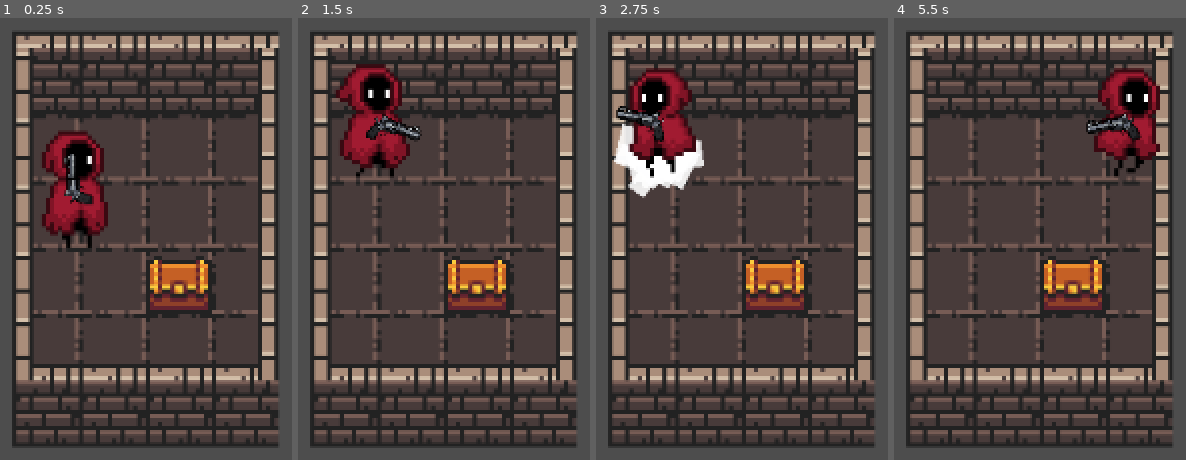
Above: before the commit, frames 1-4 (left to right).
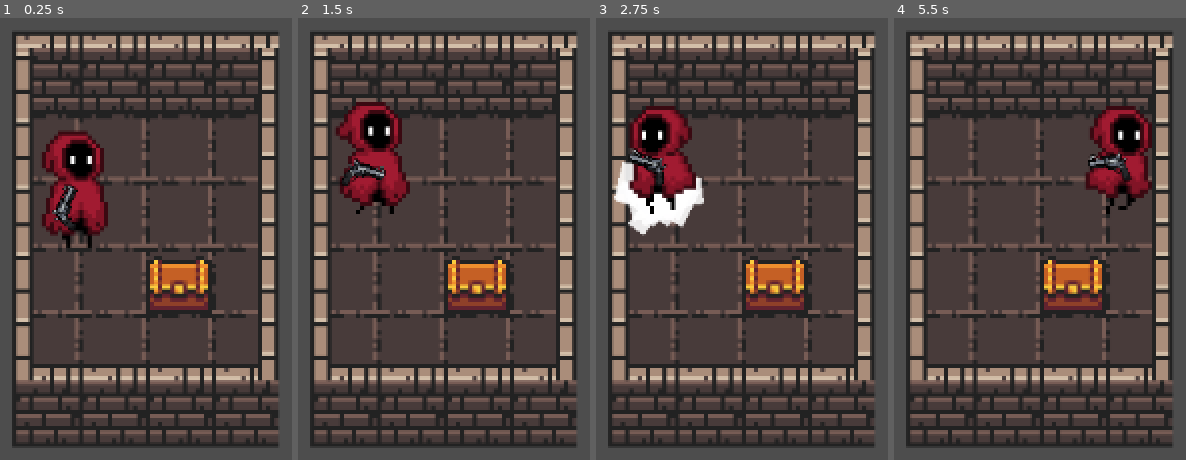
Above: after the commit, the same moments.

Repository: cyan-wolf/croix-quest
Game: Godot game, scene res://maps/dungeons/test_dungeon/test_dungeon.tscn
The game is run twice, just before and just after one commit, with the same random seed, the same clock (stepped at 60 frames per second) and the same inputs. This scene is started directly instead of the project's main scene.
Inputs (mouse positions are in pixels of both pictures, inside the frame that each line leads up to):
- Up to frame 1 (0.25 s): no input
- Up to frame 2 (1.5 s): tap Enter at 0.5 s; move the mouse to (outside the picture) at 0.52 s; hold Up (ui_up) from 0.53 s (still down); move the mouse to (outside the picture) at 1.27 s
- Up to frame 3 (2.75 s): tap Space at 2 s; move the mouse to (outside the picture) at 2.02 s; release Up (ui_up) at 2.03 s; hold Left (ui_left) from 2.03 s (still down)
- Up to frame 4 (5.5 s): move the mouse to (1051, 181) at 2.77 s; move the mouse to (outside the picture) at 3.52 s; release Left (ui_left) at 3.53 s; hold Down (ui_down) 3.53-4.28 s; move the mouse to (outside the picture) at 4.27 s; hold Right (ui_right) 4.28-5.03 s; move the mouse to (outside the picture) at 5.02 s; hold Up (ui_up) from 5.03 s (still down)

The runs differ from the first frame. In frame 1, 0.9% of the frame differs, in the area x 17-33%, y 30-49%; in frame 2, 6.2%; in frame 3, 8.0%, in the area x 6-37%, y 11-50%; in frame 4, 5.5%.

Commit message:
Fixed gun sprite not appearing on my end

Diff:
--- a/player/player.tscn
+++ b/player/player.tscn
@@ -4,12 +4,12 @@
 [ext_resource type="Script" path="res://player/player.gd" id="1_a2tsp"]
 [ext_resource type="PackedScene" uid="uid://sf1vktsr351u" path="res://particles/initial_dash_particles.tscn" id="3_ka5ay"]
 [ext_resource type="AudioStream" uid="uid://b83u0qo3cei2u" path="res://sounds/sfx/InitialDash.wav" id="4_omw7c"]
-[ext_resource type="Script" path="res://player/Weapon.gd" id="5_bvr0s"]
-[ext_resource type="Texture2D" uid="uid://x3utlx6t0n8i" path="res://weapons/sprites/Pistol/pistol.png" id="6_a1ng5"]
+[ext_resource type="Texture2D" uid="uid://x3utlx6t0n8i" path="res://weapons/sprites/Pistol/pistol.png" id="5_sqf7h"]
+[ext_resource type="Script" path="res://player/Weapon.gd" id="6_jfpub"]
 
 [sub_resource type="CapsuleShape2D" id="CapsuleShape2D_s1a4d"]
-radius = 6.0
-height = 18.0
+radius = 7.0
+height = 24.0
 
 [sub_resource type="AtlasTexture" id="AtlasTexture_sqrqa"]
 atlas = ExtResource("1_1bkcv")
@@ -301,13 +301,13 @@
 script = ExtResource("1_a2tsp")
 
 [node name="CollisionShape2D" type="CollisionShape2D" parent="."]
-position = Vector2(-1, 10)
+position = Vector2(0, 4)
 shape = SubResource("CapsuleShape2D_s1a4d")
 
 [node name="AnimatedSprite2D" type="AnimatedSprite2D" parent="."]
 sprite_frames = SubResource("SpriteFrames_5a2gx")
 animation = &"Run"
-frame_progress = 0.878459
+frame_progress = 0.887954
 
 [node name="RunCountdown" type="Timer" parent="."]
 wait_time = 2.0
@@ -323,12 +323,12 @@
 bus = &"sfx"
 
 [node name="Weapon" type="Node2D" parent="."]
-position = Vector2(0, 4)
-script = ExtResource("5_bvr0s")
+position = Vector2(-3, 6)
+script = ExtResource("6_jfpub")
 
 [node name="Sprite2D" type="Sprite2D" parent="Weapon"]
-position = Vector2(3, 0)
-scale = Vector2(0.3, 0.3)
-texture = ExtResource("6_a1ng5")
+position = Vector2(-1, 1)
+scale = Vector2(0.234375, 0.3125)
+texture = ExtResource("5_sqf7h")
 
 [connection signal="timeout" from="RunCountdown" to="." method="_on_timer_timeout"]
